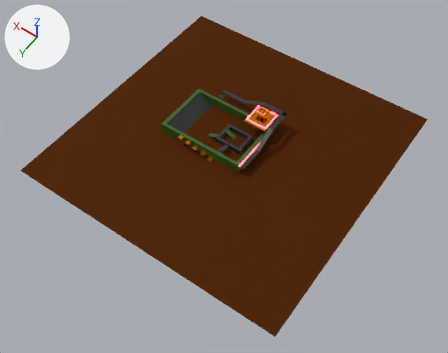
Renders of the glTF model assets/op.gltf from each side of a commit.
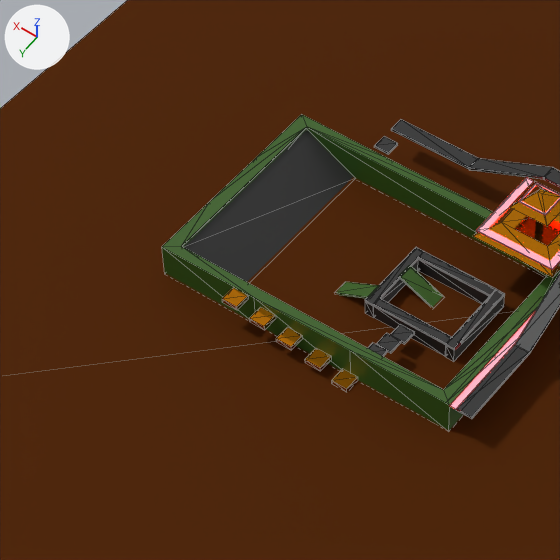
Each version is shown whole from a camera (50 mm lens) standing at (-99.6, 147.2, 201.8) and looking at (-5.7, 15.8, -4.6), then close up on the part from 26% to 60% of the width and 16% to 59% of the height. The axes (+X, +Y, +Z) are drawn at upper left. The lights are the same throughout. The close-ups show mesh edges as thin lines. Vertices at the same position are counted once.

The scene before the commit, as lines of its bpy script (objects in view):
```python
me_cube_014 = bpy.data.meshes.new('Cube.014')
me_cube_014.from_pydata(...)  # 316 vertices, 478 faces; spans x -62.6..62.7, y -60.0..65.4, z -0.3..13.1
# faces by material slot: [12, 60, 12, 2, 230, 74, 76, 12]
me_cube_014.materials.append(mat_material_007)  # orange #e79112
me_cube_014.materials.append(mat_material_006)  # orange #e79112
me_cube_014.materials.append(mat_material_008)  # orange #e79112
me_cube_014.materials.append(mat_material_003)  # brown #622f00
me_cube_014.materials.append(mat_material_001)  # black #2b2b2b
me_cube_014.materials.append(mat_material_002)  # pink #ffbccd
me_cube_014.materials.append(mat_material_004)  # dark green #355d19
me_cube_014.materials.append(mat_material_005)  # dark green #355d19
ob_cube_003 = bpy.data.objects.new('Cube.003', me_cube_014)
ob_cube_003.location = (0.0, 0.0, 0.0)
```
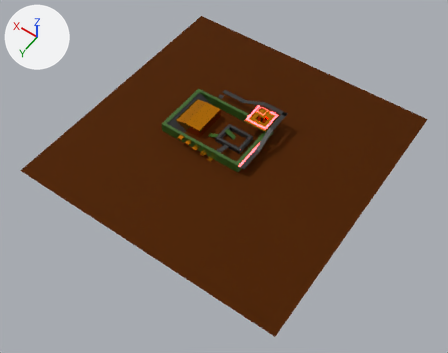
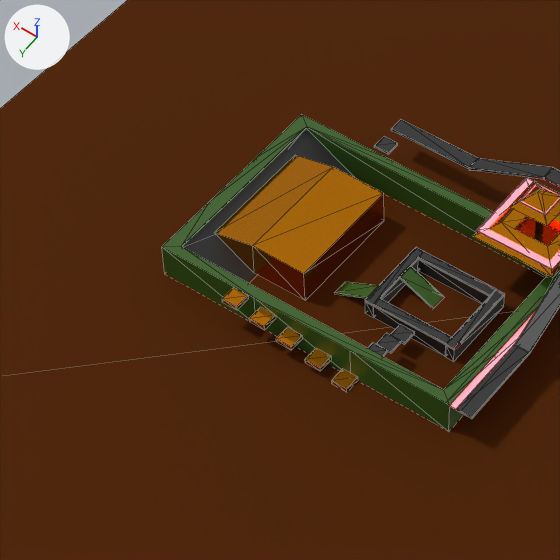
Diff of the bpy script that builds the scene:
```diff
--- a/assets/op.gltf.py
+++ b/assets/op.gltf.py
@@ me_cube_014 @@
 # used by ob_cube_003; location = (0.0, 0.0, 0.0)
-me_cube_014.from_pydata(...)  # 316 vertices, 478 faces; spans x -62.6..62.7, y -60.0..65.4, z -0.3..13.1
+me_cube_014.from_pydata(...)  # 328 vertices, 498 faces; spans x -62.6..62.7, y -60.0..65.4, z -0.3..13.1
+# me_cube_014 part 1
+# 6 vertices are added at (13.0, -7.9, 0.0), (13.0, -7.9, 4.7), (23.0, -7.9, 0.0), (26.1, -7.9, 3.3), (20.4, -7.9, 0.0), (20.4, -7.9, 4.7)
+# 6 new vertices lie (0.0, 15.6, 0.0) away from vertices in x 13.0..26.1, y -7.9, z 0.0..4.7
+# 20 new faces join them, mat_material_006 (orange #e79112)
 me_cube_014.materials.append(mat_material_007)
```

Pixel boxes (x1, y1, x2, y2) of what changed, in the close-ups (560 x 560 px):
part 1 of me_cube_014, added
    after: (214, 155, 384, 300)
